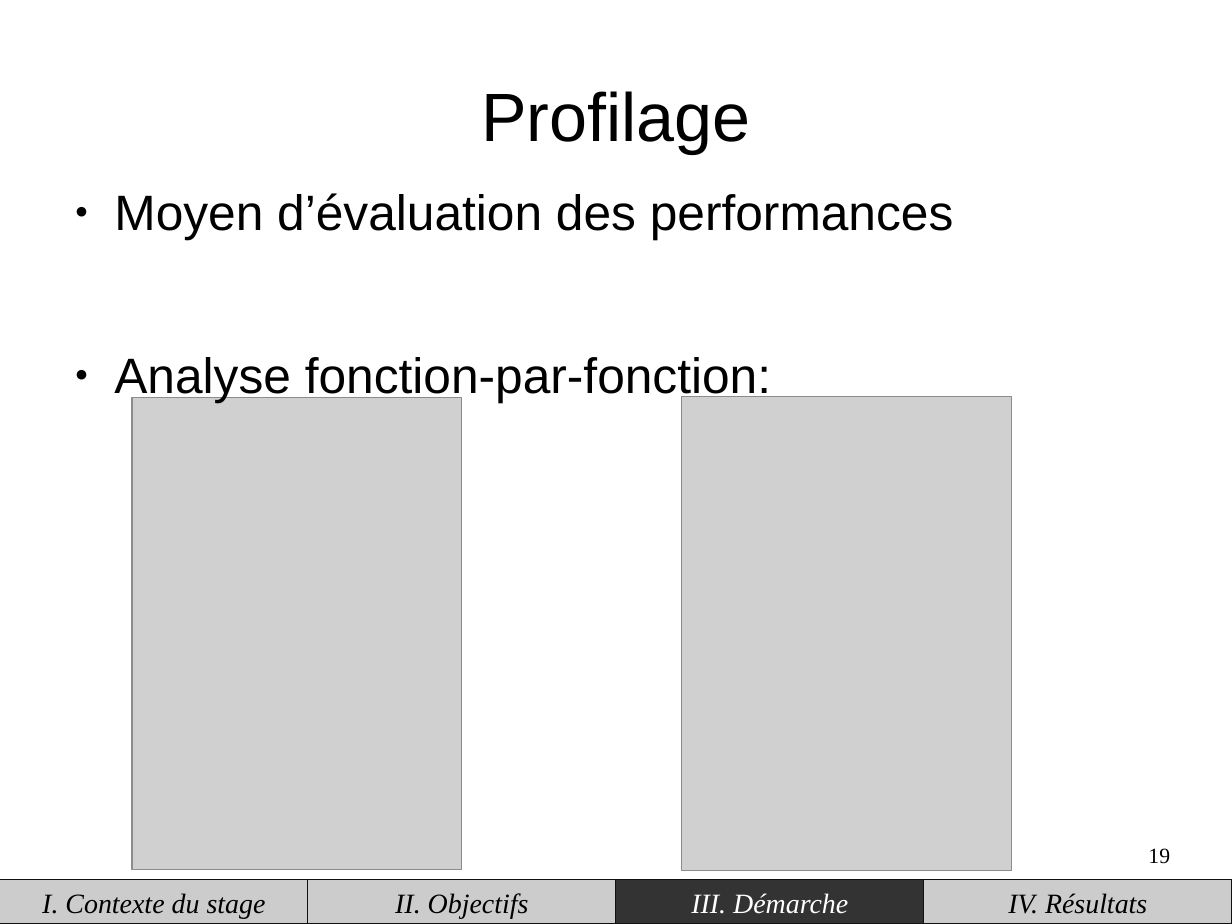
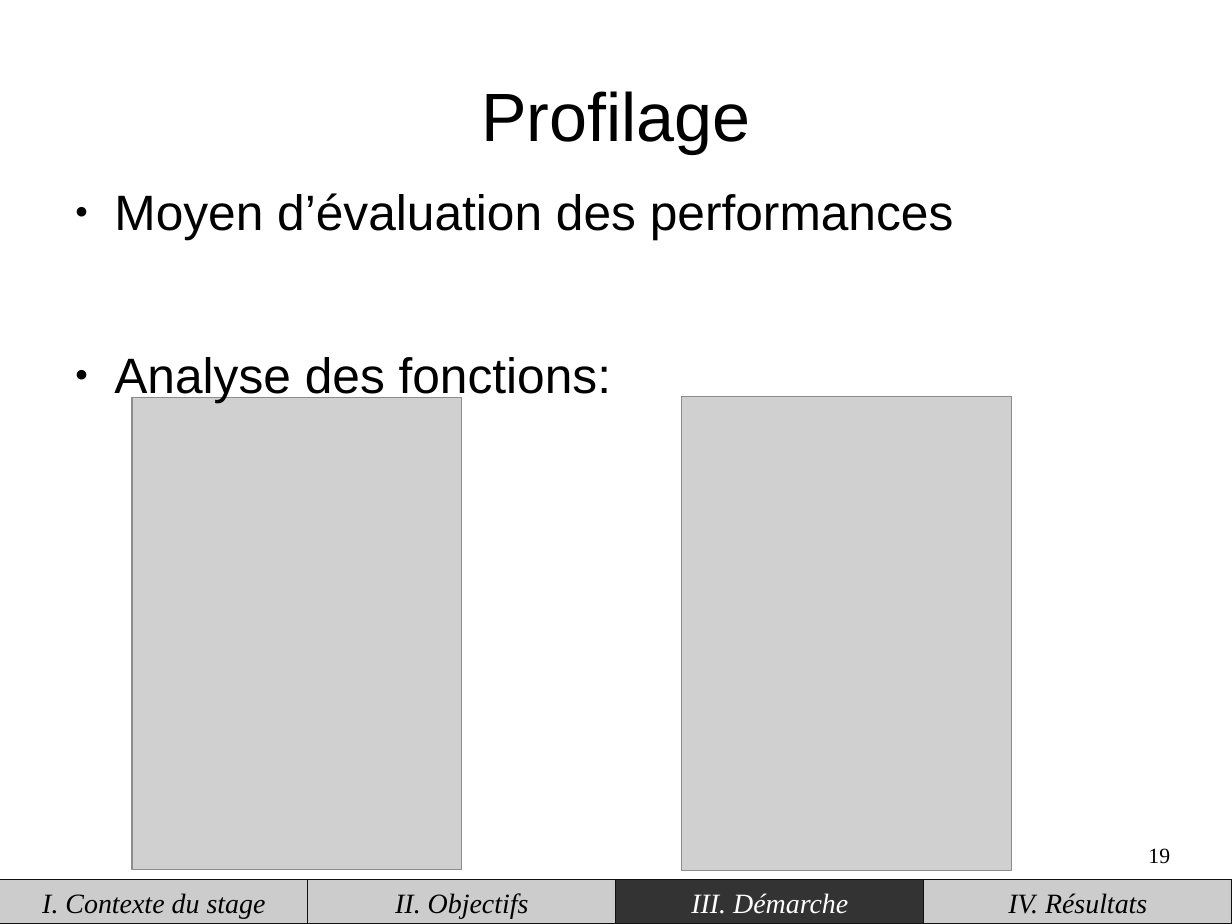
Before and after one commit to piatf/Report-2016-interniship-BioMedIA, a slide deck: slide 19 of presentation.odp. Drawn at 1232x924 pixels with LibreOffice and Linux fonts; fonts in the diff are those of the drawing; grey boxes stand for pictures. Boxes give left, top, right and bottom in pixels: in the first picture for what was removed or moved away, otherwise in the second. Text is boxed around its words. In the diff, an @@ line names an element or a change of style, - is before the commit and + after.

```diff
--- a/presentation.odp
+++ b/presentation.odp
@@ text at (114, 357, 611, 403): text changed @@
-● Analyse fonction-par-fonction:
+● Analyse des fonctions:
```
Also in this commit, not shown: 2 other slides changed.
